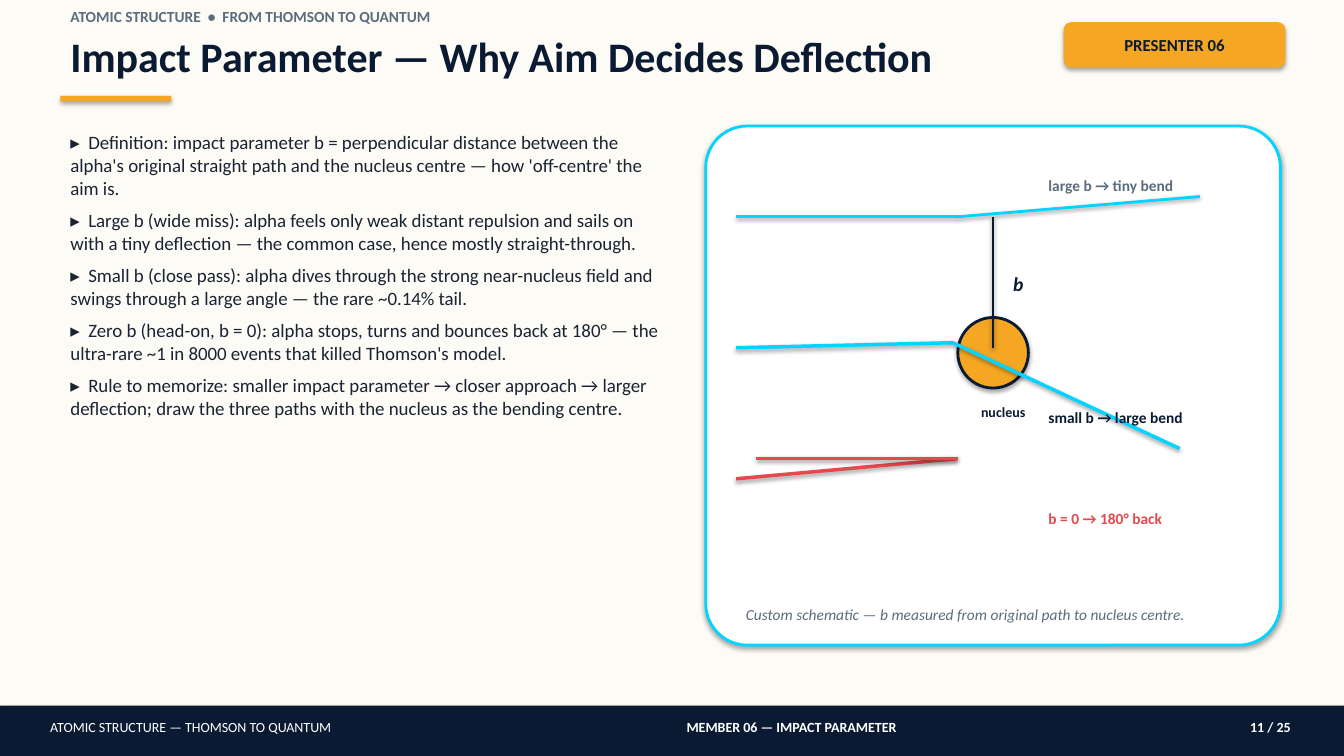
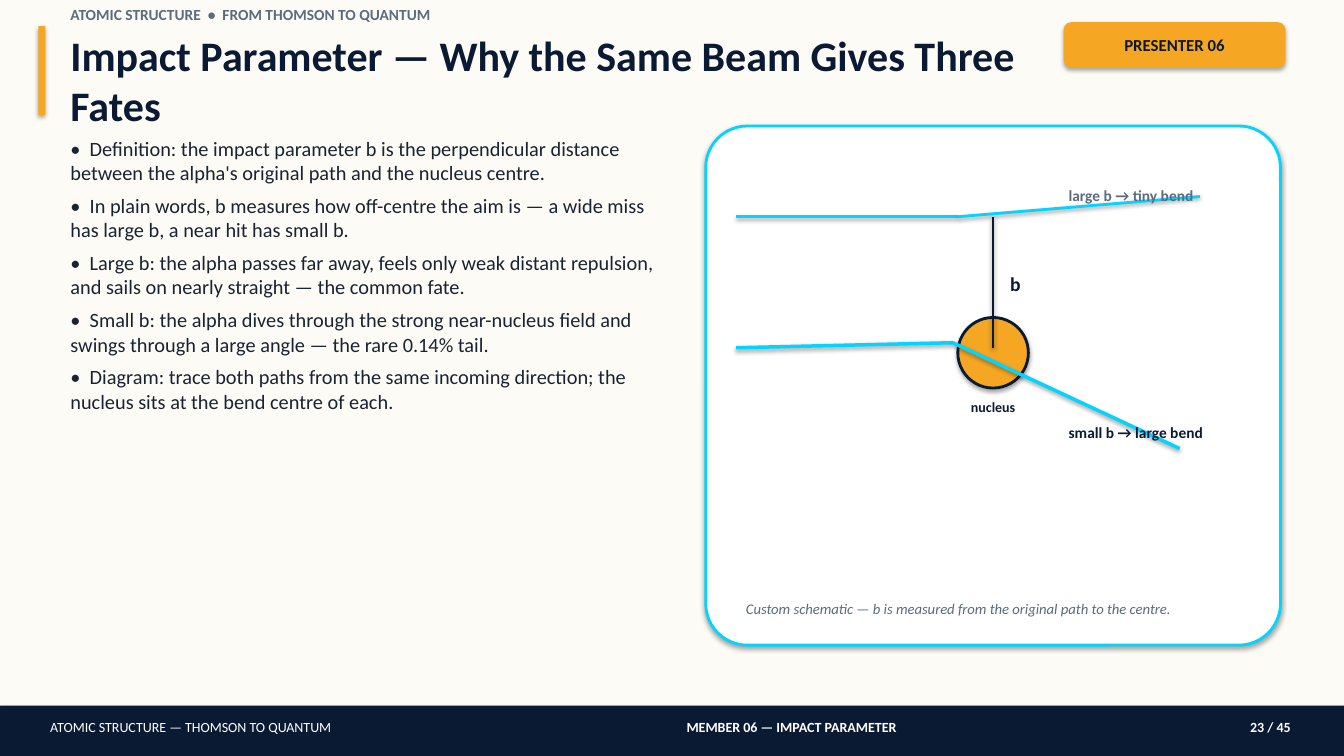
Before and after one commit to amithsharma91/big-boss-command-center, a slide deck: slide 23 of atomic-structure-presentation/Atomic_Structure_Detailed_Presentation.pptx (slide 11 before the commit). Drawn at 1344x756 pixels with LibreOffice and Linux fonts; fonts in the diff are those of the drawing. Boxes give left, top, right and bottom in pixels: in the first picture for what was removed or moved away, otherwise in the second. Text is boxed around its words. In the diff, an @@ line names an element or a change of style, - is before the commit and + after.

```diff
--- a/atomic-structure-presentation/Atomic_Structure_Detailed_Presentation.pptx
+++ b/atomic-structure-presentation/Atomic_Structure_Detailed_Presentation.pptx
@@ rectangle added at bbox=[38, 26, 45, 115], fill #F5A623 @@
@@ text at bbox=[70, 41, 1014, 122]: text changed @@
-Impact Parameter — Why Aim Decides Deflection
+Impact Parameter — Why the Same Beam Gives Three Fates
@@ rectangle removed at bbox=[60, 96, 171, 102] @@
@@ text at bbox=[70, 142, 653, 409]: text changed; size 13.5 to 14.5 pt @@
-▸ Definition: impact parameter b = perpendicular distance between the alpha's original straight path and the nucleus centre — how 'off-centre' the aim is.
-▸ Large b (wide miss): alpha feels only weak distant repulsion and sails on with a tiny deflection — the common case, hence mostly straight-through.
-▸ Small b (close pass): alpha dives through the strong near-nucleus field and swings through a large angle — the rare ~0.14% tail.
-▸ Zero b (head-on, b = 0): alpha stops, turns and bounces back at 180° — the ultra-rare ~1 in 8000 events that killed Thomson's model.
-▸ Rule to memorize: smaller impact parameter → closer approach → larger deflection; draw the three paths with the nucleus as the bending centre.
+• Definition: the impact parameter b is the perpendicular distance between the alpha's original path and the nucleus centre.
+• In plain words, b measures how off-centre the aim is — a wide miss has large b, a near hit has small b.
+• Large b: the alpha passes far away, feels only weak distant repulsion, and sails on nearly straight — the common fate.
+• Small b: the alpha dives through the strong near-nucleus field and swings through a large angle — the rare 0.14% tail.
+• Diagram: trace both paths from the same incoming direction; the nucleus sits at the bend centre of each.
@@ text "large b → tiny bend" rewrapped from bbox=[1048, 180, 1174, 194] to bbox=[1069, 188, 1194, 206] @@
@@ text "b" at bbox=[1010, 277, 1021, 291]: italic off @@
@@ text "nucleus": place and size @@
-text "nucleus" at bbox=[981, 407, 1025, 417]
+text "nucleus" at bbox=[971, 402, 1015, 412]
@@ text "small b → large bend": place and size @@
-text "small b → large bend" at bbox=[1048, 410, 1183, 428]
+text "small b → large bend" at bbox=[1069, 425, 1203, 443]
@@ line removed from (736, 479) to (958, 459) @@
@@ line removed from (958, 459) to (756, 459) @@
@@ text removed at bbox=[1048, 513, 1162, 524] @@
-b = 0 → 180° back
@@ text at bbox=[746, 604, 1171, 617]: text changed; size 11 to 10.5 pt @@
-Custom schematic — b measured from original path to nucleus centre.
+Custom schematic — b is measured from the original path to the centre.
@@ text at bbox=[1250, 723, 1291, 732]: text changed @@
-11 / 25
+23 / 45
```
Also in this commit, not shown: 21 other slides changed, 23 slides added, 3 slides removed, 6 other files.
